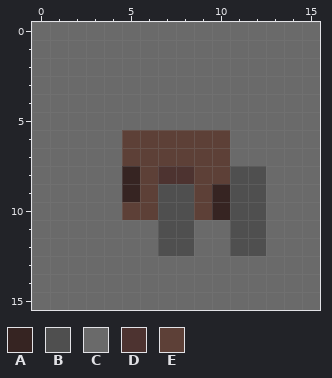
Pixel-art file -- Assets/Art/UI/Icons/Item Icons/Equipment/Legs/Tattered Shorts Icon.aseprite. The picture above was drawn from the file before the commit.
16x16 pixels, 1 frame. Colours within 5 levels of each other are drawn and written as one.
Visible layers, top first: "Icon", "Shadow", "Background".
Palette (. is transparent): A #362422  B #4f4f4f  C #6a6a6a  D #4d3330  E #5d4037
Pixels before, first column x 0:
 0 CCCCCCCCCCCCCCCC
 1 CCCCCCCCCCCCCCCC
 2 CCCCCCCCCCCCCCCC
 3 CCCCCCCCCCCCCCCC
 4 CCCCCCCCCCCCCCCC
 5 CCCCCCCCCCCCCCCC
 6 CCCCCEEEEEECCCCC
 7 CCCCCEEEEEECCCCC
 8 CCCCCAEDDEEBBCCC
 9 CCCCCAEBBEABBCCC
10 CCCCCEEBBEABBCCC
11 CCCCCCCBBCCBBCCC
12 CCCCCCCBBCCBBCCC
13 CCCCCCCCCCCCCCCC
14 CCCCCCCCCCCCCCCC
15 CCCCCCCCCCCCCCCC
After the commit:
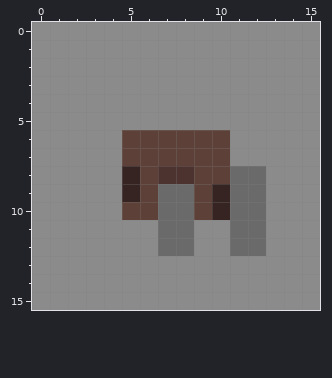
Change:
{"colour":"B","old":"#4f4f4f","new":"#6a6a6a"}
{"colour":"C","old":"#6a6a6a","new":"#8b8b8b"}
